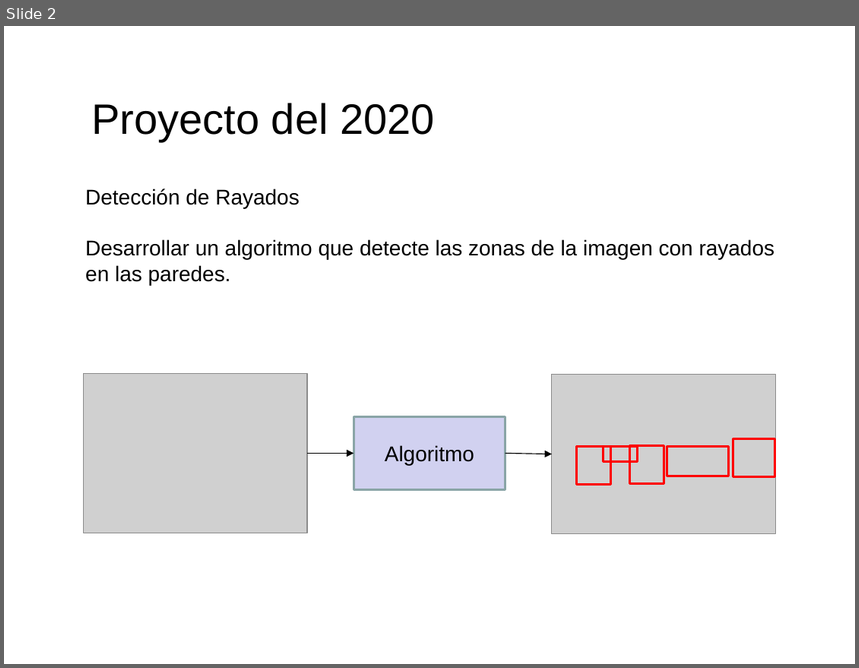
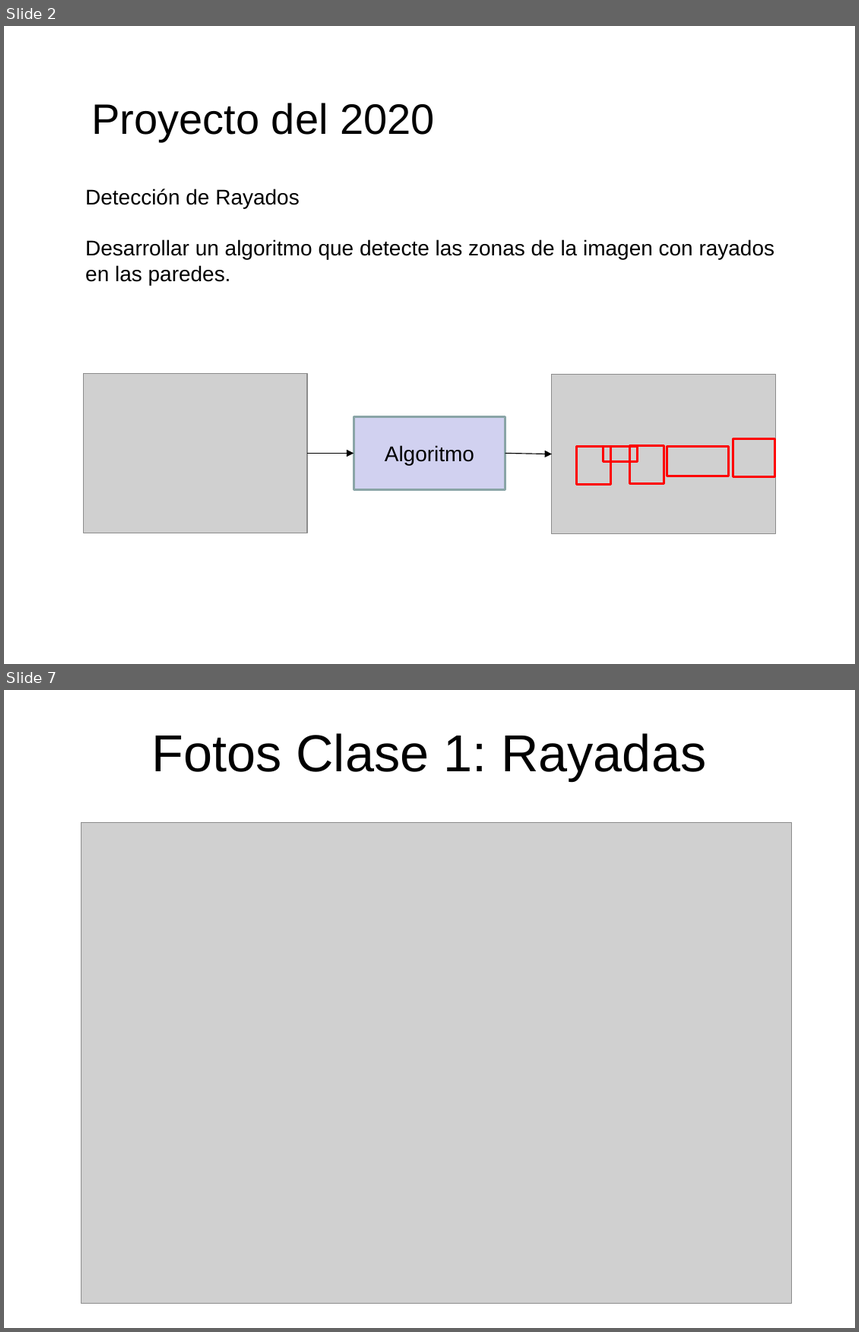
Before and after one commit to domingomery/patrones, a slide deck: clases/Cap00_Lineas_Generales/program/PAT00_Proyecto.pptx. Shown one above the other, each under a label of ours: slide 2 before the commit, slides 2 and 7 after it; the slides between them are not shown. The pictures are 859x668 and 859x1332 pixels, drawn with LibreOffice and Linux fonts; fonts in the diff are those of the drawing; grey boxes stand for pictures. Boxes give left, top, right and bottom in pixels: in the first picture for what was removed or moved away, otherwise in the second. Text is boxed around its words. In the diff, an @@ line names an element or a change of style, - is before the commit and + after.

```diff
--- a/clases/Cap00_Lineas_Generales/program/PAT00_Proyecto.pptx
+++ b/clases/Cap00_Lineas_Generales/program/PAT00_Proyecto.pptx
@@ slide 7 added at (4, 690, 855, 1328), background #FFFFFF @@
@@ title added at (151, 733, 706, 781), 44 pt, text #000000 @@
+Fotos Clase 1: Rayadas
@@ picture added at (82, 823, 792, 1304) @@
```
Also in this commit, not shown: 21 other slides added, 5 other files.
